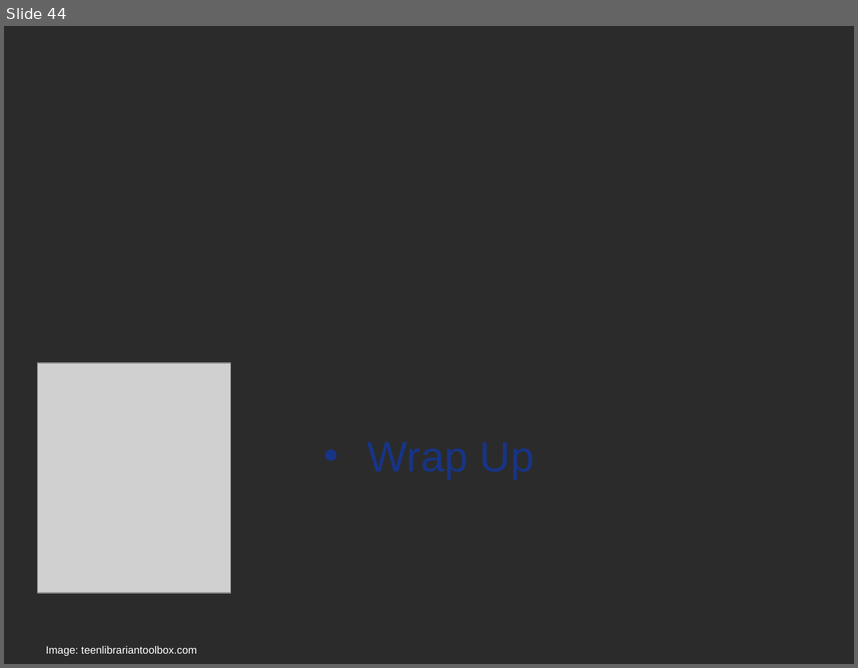
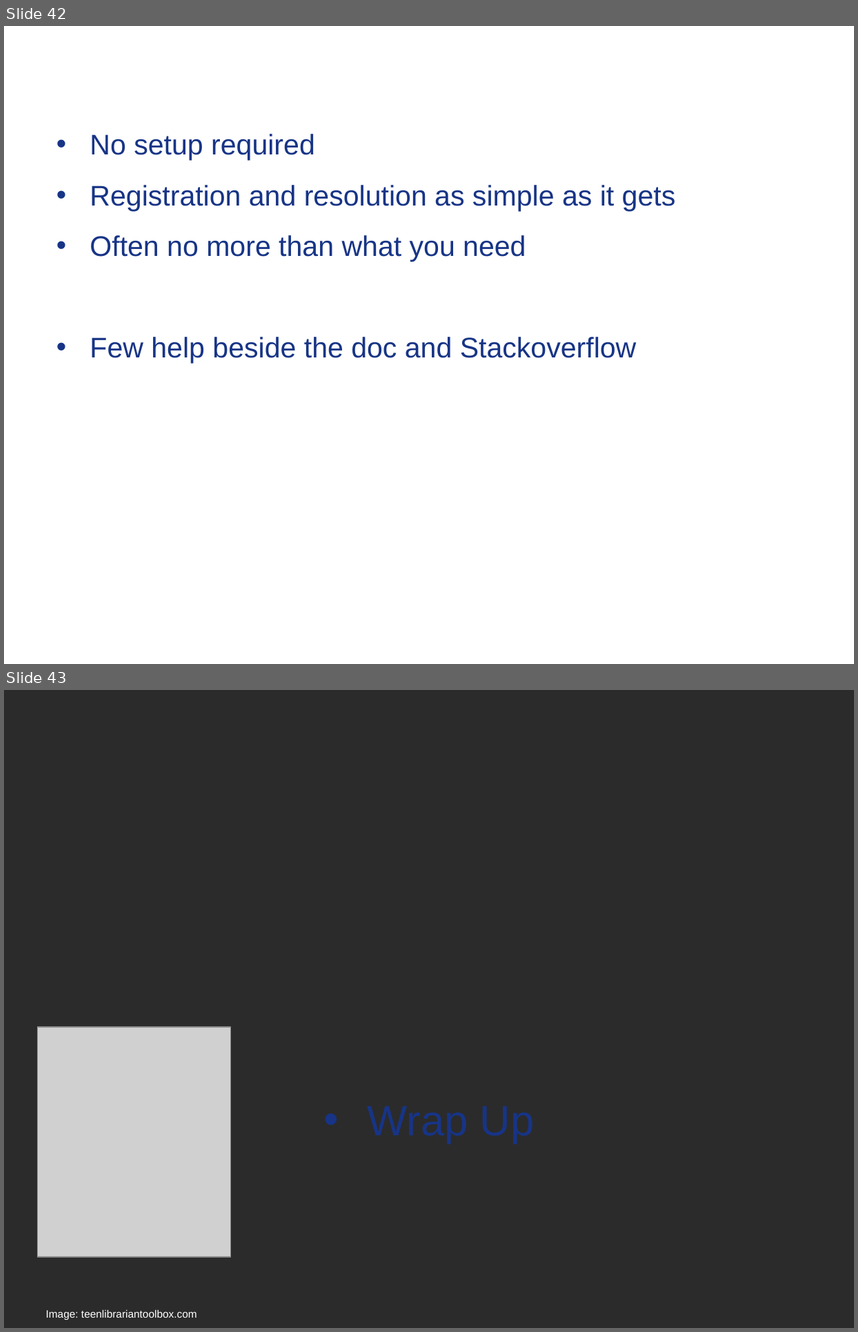
Before and after one commit to Timothep/MarathonWOShoes, a slide deck: BarefootMarathon.odp. Shown one above the other, each under a label of ours: slide 44 before the commit, slides 42 and 43 after it. The pictures are 858x668 and 858x1332 pixels, drawn with LibreOffice and Linux fonts; fonts in the diff are those of the drawing; grey boxes stand for pictures; background and template pictures are left out; a plain dark background stands for a picture behind light text. Boxes give left, top, right and bottom in pixels: in the first picture for what was removed or moved away, otherwise in the second. Text is boxed around its words. In the diff, an @@ line names an element or a change of style, - is before the commit and + after.

```diff
--- a/BarefootMarathon.odp
+++ b/BarefootMarathon.odp
@@ slide 42 added at (x1=4, y1=26, x2=854, y2=664), background picture (left out) @@
@@ title added at (x1=45, y1=49, x2=726, y2=82), 24 pt, text #FFFFFF @@
+TinyIoC
@@ text added at (x1=90, y1=134, x2=676, y2=363), 24 pt, text #173486 @@
+• No setup required
+• Registration and resolution as simple as it gets
+• Often no more than what you need
+• Few help beside the doc and Stackoverflow
@@ what was slide 44 is now slide 43 @@
```
Also in this commit, not shown: 5 slides changed, 1 other slide added, 3 slides removed, 1 other file.
